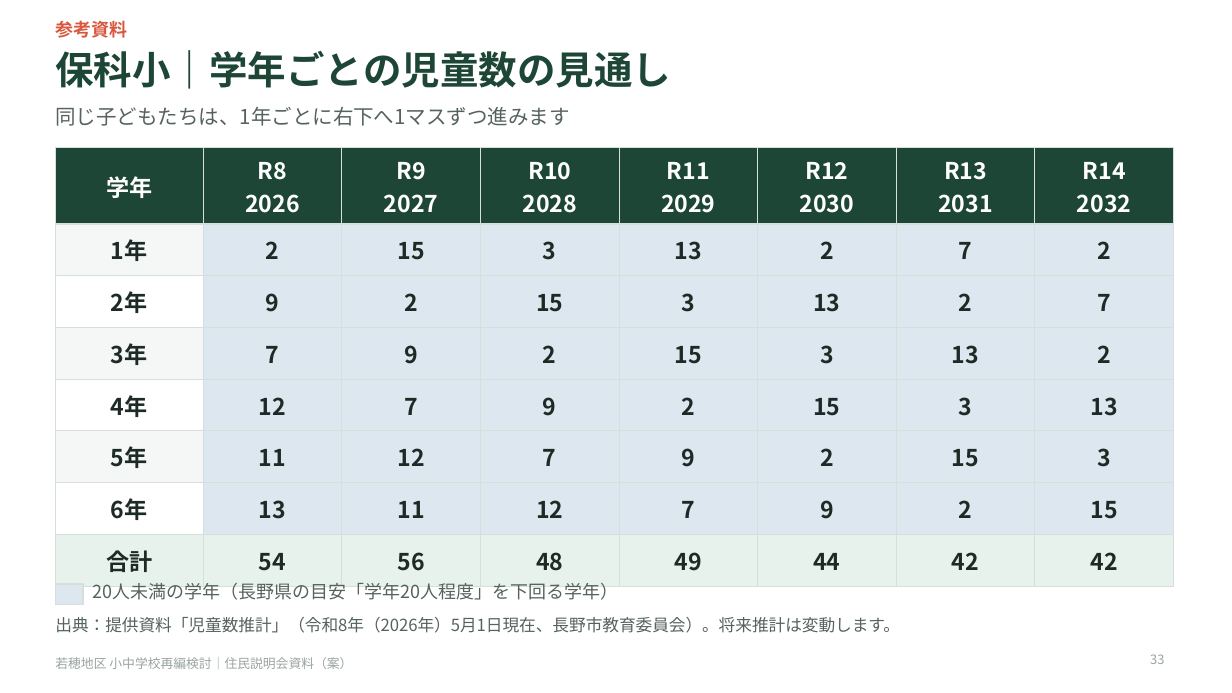
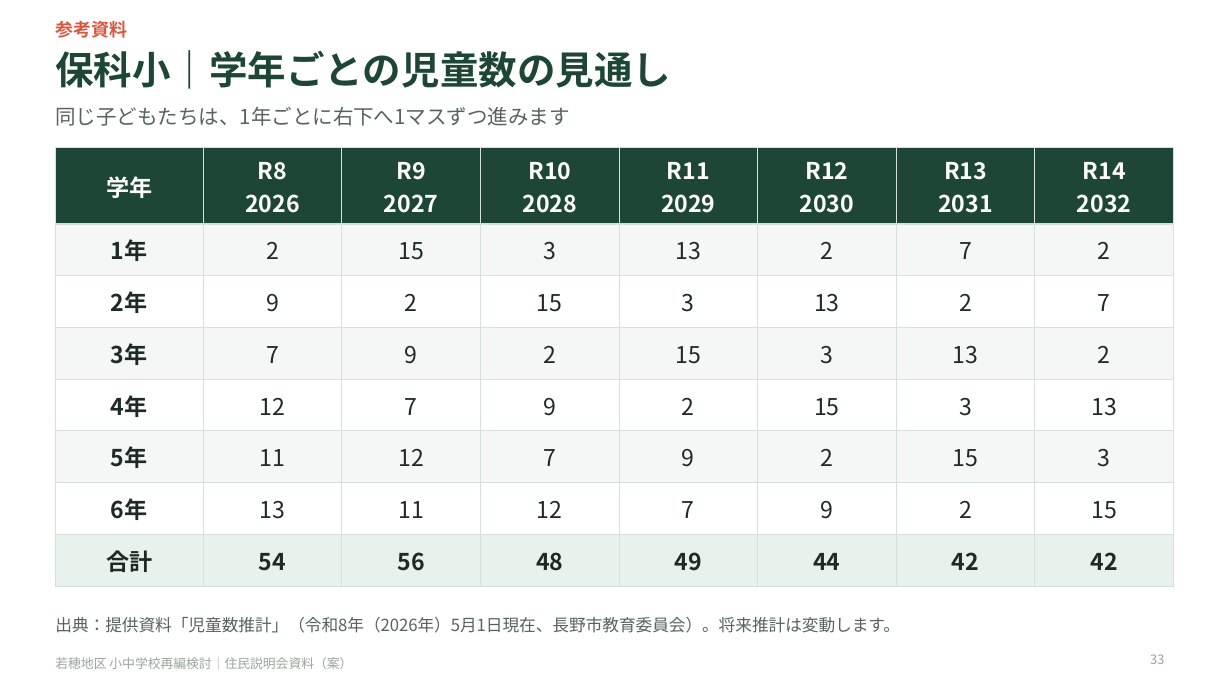
Before and after one commit to Masaki12008/GS, a slide deck: slide 33 of output/若穂地区_住民説明会資料.pptx. Drawn at 1232x693 pixels with LibreOffice and Linux fonts; fonts in the diff are those of the drawing. Boxes give left, top, right and bottom in pixels: in the first picture for what was removed or moved away, otherwise in the second. Text is boxed around its words. In the diff, an @@ line names an element or a change of style, - is before the commit and + after.

```diff
--- a/output/若穂地区_住民説明会資料.pptx
+++ b/output/若穂地区_住民説明会資料.pptx
@@ table at [55,148,1174,576] @@
@@ fill #DDE7EF to #F4F7F5 in 21 cells @@
@@ fill #DDE7EF to #FFFFFF in 21 cells @@
@@ bold off in "2", "15", "3", "13" and 38 more places @@
@@ rectangle removed at [55,584,83,604] @@
@@ text removed at [92,583,618,600] @@
-20人未満の学年（長野県の目安「学年20人程度」を下回る学年）
```
Also in this commit, not shown: 9 other slides changed, 9 other files.
